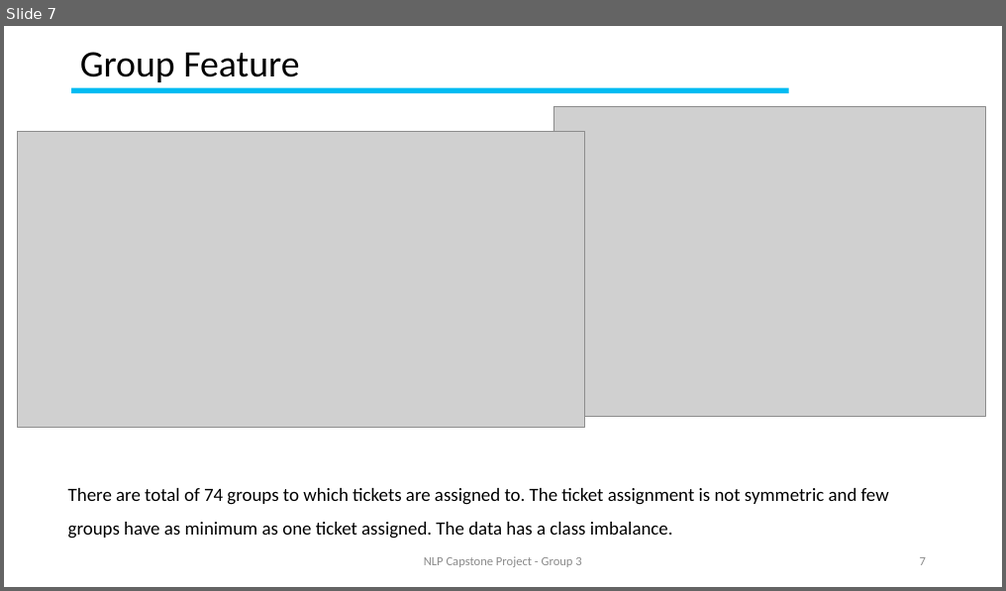
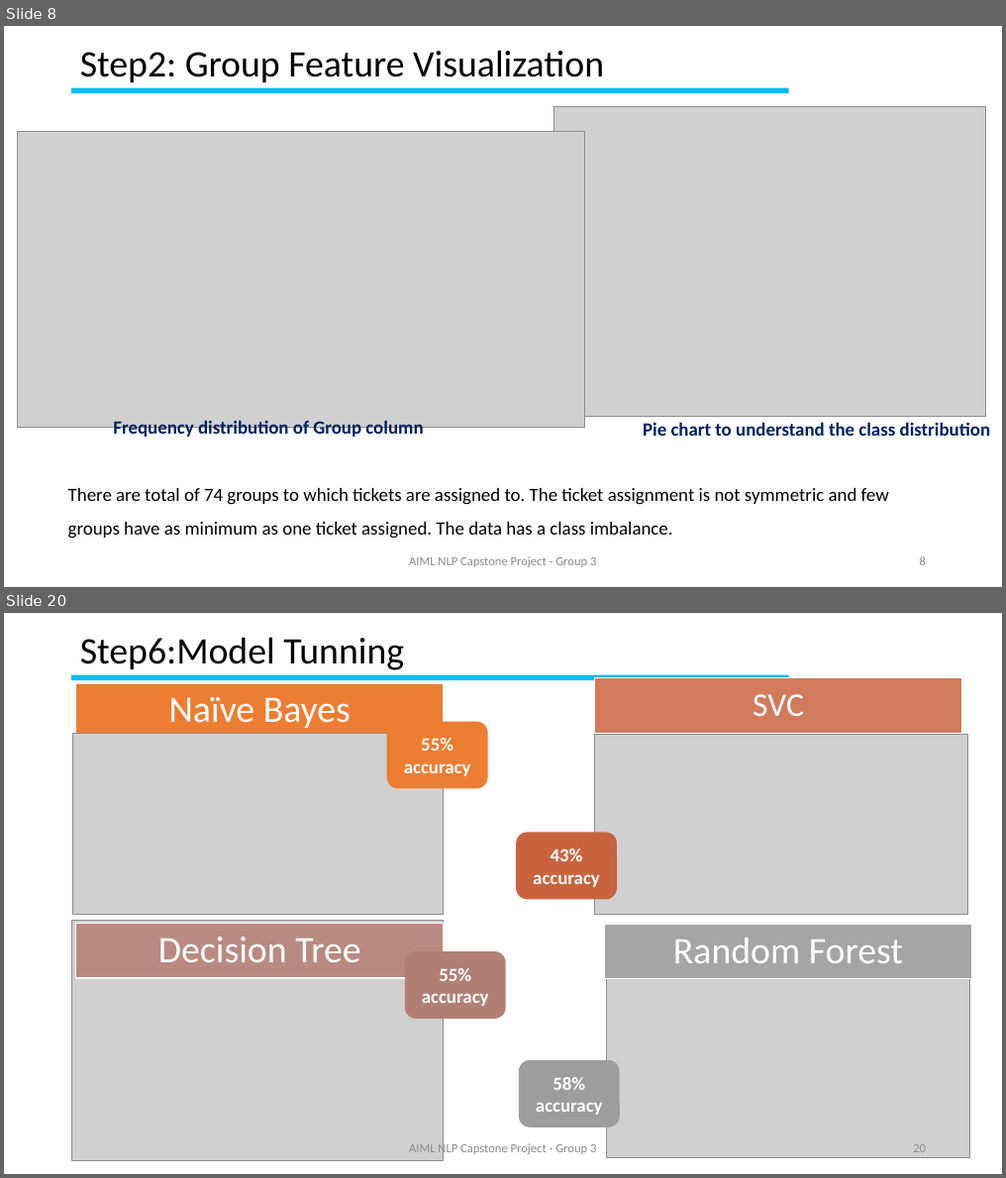
Before and after one commit to GLNLPGroup3/Capstone, a slide deck: Natural Language Processing (NLP) Application Capstone.pptx. Shown one above the other, each under a label of ours: slide 7 before the commit, slides 8 and 20 after it; the slides between them are not shown. The pictures are 1006x591 and 1006x1178 pixels, drawn with LibreOffice and Linux fonts; fonts in the diff are those of the drawing; grey boxes stand for pictures; background and template pictures are left out. Boxes give left, top, right and bottom in pixels: in the first picture for what was removed or moved away, otherwise in the second. Text is boxed around its words. In the diff, an @@ line names an element or a change of style, - is before the commit and + after.

```diff
--- a/Natural Language Processing (NLP) Application Capstone.pptx
+++ b/Natural Language Processing (NLP) Application Capstone.pptx
@@ slide 20 added at <box>4,613,1002,1174</box>, background #FFFFFF; not listed: 1 template element that a slide beside it also shows @@
@@ title added at <box>80,637,404,670</box>, 36 pt, text #000000 @@
+Step6:Model Tunning
@@ freeform shape added at <box>76,683,444,738</box>, fill #ED7D31, outline #FFFFFF 1 pt, 36 pt, text #FFFFFF @@
+Naïve Bayes
@@ freeform shape added at <box>595,678,962,733</box>, fill #D17B5C, outline #FFFFFF 1 pt, 32 pt, text #FFFFFF @@
+SVC
@@ rounded rectangle added at <box>387,722,488,789</box>, fill #ED7D31, 18 pt, text #FFFFFF, bold @@
+55% accuracy
@@ picture added at <box>73,733,444,915</box> @@
@@ picture added at <box>595,735,967,915</box> @@
@@ rounded rectangle added at <box>516,833,617,900</box>, fill #C9633F, 18 pt, text #FFFFFF, bold @@
+43% accuracy
@@ picture added at <box>72,920,444,1160</box> @@
@@ freeform shape added at <box>76,924,444,978</box>, fill #B98A82, outline #FFFFFF 1 pt, 36 pt, text #FFFFFF @@
+Decision Tree
@@ freeform shape added at <box>604,925,972,979</box>, fill #A5A5A5, outline #FFFFFF 1 pt, 36 pt, text #FFFFFF @@
+Random Forest
@@ rounded rectangle added at <box>405,952,506,1019</box>, fill #B27F76, 18 pt, text #FFFFFF, bold @@
+55% accuracy
@@ picture added at <box>607,978,969,1157</box> @@
@@ rounded rectangle added at <box>519,1060,620,1128</box>, fill #9D9D9D, 18 pt, text #FFFFFF, bold @@
+58% accuracy
@@ text added at <box>409,1143,596,1157</box>, 12 pt, text #8C8C8C @@
+AIML NLP Capstone Project - Group 3
@@ page number added at <box>913,1145,926,1153</box>, 12 pt, text #8C8C8C @@
+20
@@ what was slide 7 is now slide 8 @@
@@ slide 8 changed as well @@
@@ title at <box>80,50,604,82</box>: text changed @@
-Group Feature
+Step2: Group Feature Visualization
@@ text added at <box>113,420,423,440</box>, 18 pt, text #002060, bold @@
+Frequency distribution of Group column
@@ text added at <box>643,422,991,436</box>, 18 pt, text #002060, bold @@
+Pie chart to understand the class distribution
@@ text at <box>409,557,596,568</box>: text changed @@
-NLP Capstone Project - Group 3
+AIML NLP Capstone Project - Group 3
@@ page number at <box>920,557,926,566</box>: text changed @@
-7
+8
```
Also in this commit, not shown: 9 other slides changed, 17 other slides added.
